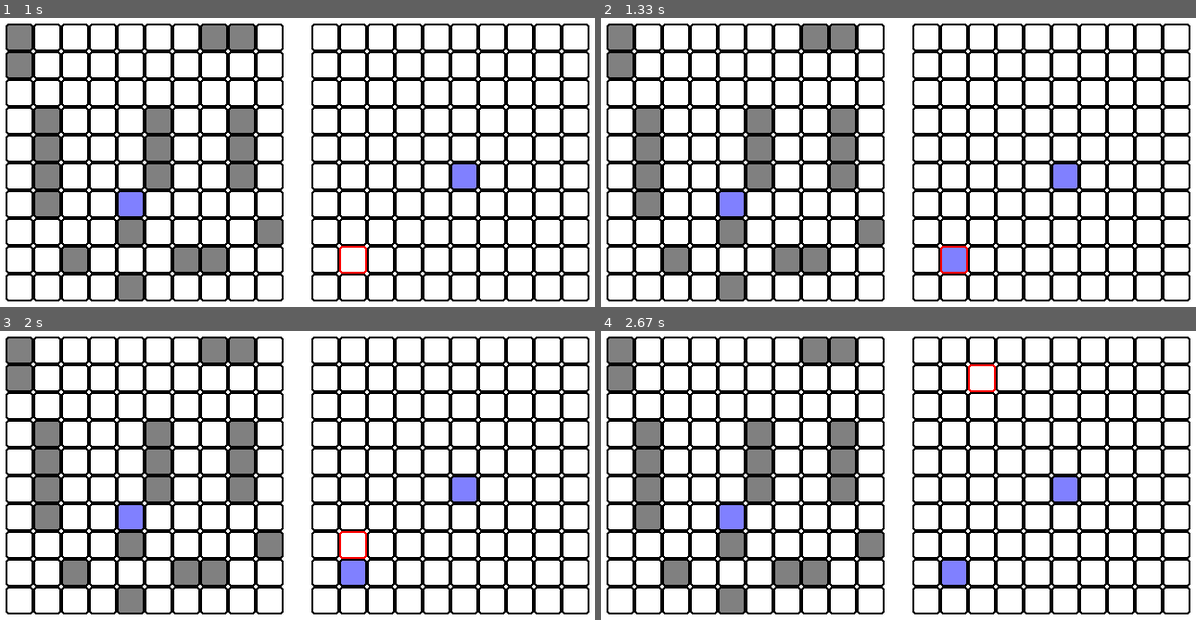
Above: before the commit, frames 1-4 (two rows, left to right).
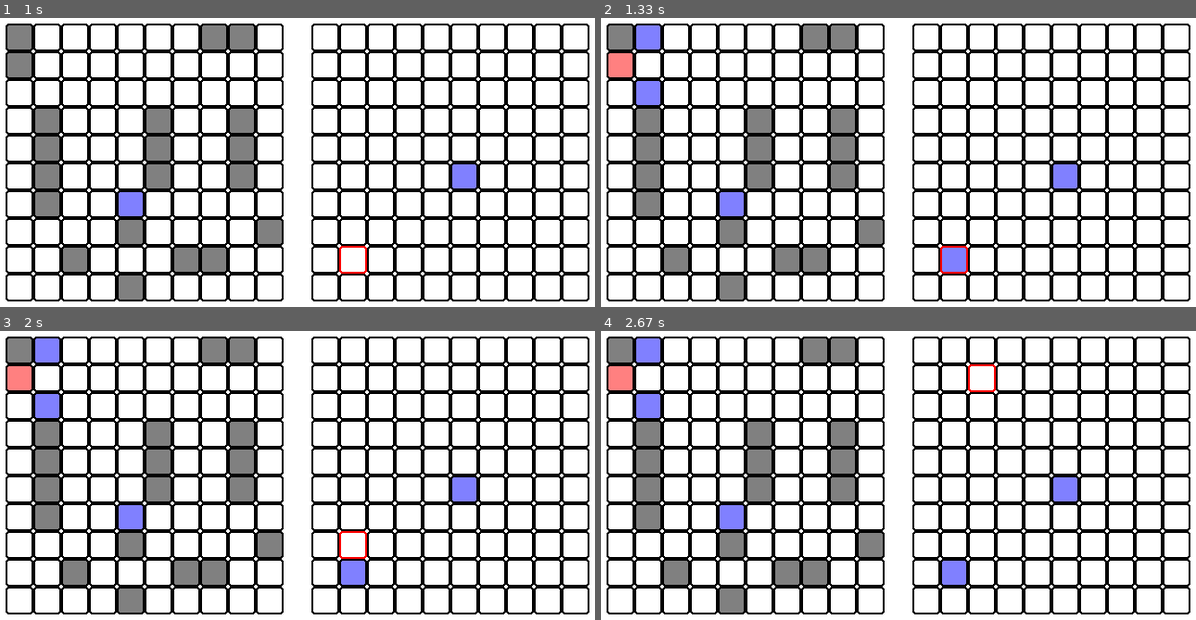
Above: after the commit, the same moments.

Repository: georgiy-nogovitsyn/battleship-game
Game: pygame game, started from pygame battleships/pygame_main.py
The game is run twice, just before and just after one commit, with the same random seed, the same clock (stepped at 60 frames per second) and the same inputs.
Inputs (mouse positions are in pixels of both pictures, inside the frame that each line leads up to):
- Up to frame 1 (1 s): press the mouse at (452, 162) at 0.37 s; move the mouse to (273, 136) at 0.47 s; release the mouse at (101, 113) at 0.6 s; press the mouse at (452, 162) at 0.7 s; move the mouse to (404, 202) at 0.8 s; release the mouse at (357, 246) at 0.93 s
- Up to frame 2 (1.33 s): click (684, 44) at 1.05 s
- Up to frame 3 (2 s): press the mouse at (452, 475) at 1.37 s; move the mouse to (374, 414) at 1.47 s; release the mouse at (303, 357) at 1.6 s; press the mouse at (452, 475) at 1.7 s; move the mouse to (368, 536) at 1.8 s; release the mouse at (285, 596) at 1.93 s
- Up to frame 4 (2.67 s): press the mouse at (1053, 475) at 2.03 s; move the mouse to (886, 501) at 2.13 s; release the mouse at (720, 527) at 2.27 s; press the mouse at (1053, 475) at 2.37 s; move the mouse to (1011, 426) at 2.47 s; release the mouse at (969, 377) at 2.6 s

Frame 1 is identical in both runs. In frame 2, 1.0% of the frame differs, in the area x 1-10%, y 2-31%; in frame 3, 1.0%; in frame 4, 1.0%.

Commit message:
minor fixes

Diff:
--- a/pygame battleships/pygame_main.py
+++ b/pygame battleships/pygame_main.py
@@ -1,8 +1,9 @@
-import pygame_board, pygame_computer, pygame_player, pygame_utils
+import pygame_player
 import pygame
 from pygame_config import *
 
-from random import randint
+from random import randint, choice
+
 pygame.init()
 clock = pygame.time.Clock()
 
@@ -39,16 +40,28 @@
     def ships_status_update(self, ships):
         """ ships status update after hit """
         for ship in ships:
-            ship.status_update()
             if ship.status is True:
                 return False
-            else:
-                return True
+
+        return True
     def computer_choice(self, attacker, opponent):
         while True:
             choice = randint(0, 9), randint(0, 9)
             if self.chosen_coordinate_validation(choice, attacker, opponent):
                 return choice
+
+    def searching_for_destroy(self, attacker, opponent):
+        coordinates_for_attack = []
+        for ship in opponent.ships:
+            if ship.status is True and 0 in ship.coordinates.values():
+                for coordinate in ship.coordinates:
+                    if ship.coordinates[coordinate] == 0:
+                        for x in range(coordinate[0] - 1, coordinate[0] + 2):
+                            for y in range(coordinate[1] - 1, coordinate[1] + 2):
+                                if (x, y) in attacker.board.battlefield and attacker.board.battlefield[(x, y)] == 1:
+                                    coordinates_for_attack.append((x, y))
+        return coordinates_for_attack
+
     def start(self):
         if __name__ == '__main__':
             mouse_last_pos = []
@@ -73,15 +86,16 @@
                         if event.type == pygame.MOUSEBUTTONDOWN and mouse_last_pos:
                             if self.chosen_coordinate_validation(mouse_last_pos, self.player, self.comp) is True:
                                 if self.player.attack(mouse_last_pos, self.comp) is True:
-                                    if self.ships_status_update(self.comp.ships) is False:
+                                    print(f'You hit the ship on {mouse_last_pos}')
+                                    if self.ships_status_update(self.comp.ships) is True:
                                         winner = 'Player'
                                         running = False
                                         break
                                 else:
-                                    print('You missed')
+                                    print(f'You missed on {mouse_last_pos}')
                                     move = False
                             else:
-                                print('You already hit that cell')
+                                print(f'You already hit that {mouse_last_pos} cell')
 
                     if mouse_last_pos:  # Highlight board cell
                         self.player.board.highlight_cell(mouse_last_pos, screen)
@@ -91,12 +105,17 @@
 
                 move = True
                 while move and running:
-                    if self.comp.attack(self.computer_choice(self.comp, self.player), self.player):
-                        if self.ships_status_update(self.player.ships) is False:
+                    if coordinates_for_attack := self.searching_for_destroy(self.comp, self.player):
+                        computer_choice_coordinates = choice(coordinates_for_attack)
+                    else:
+                        computer_choice_coordinates = self.computer_choice(self.comp, self.player)
+                    if self.comp.attack(computer_choice_coordinates, self.player):
+                        print(f'Computer hit the ship on {computer_choice_coordinates}')
+                        if self.ships_status_update(self.player.ships) is True:
                             winner = 'Computer'
                             running = False
                     else:
-                        print('Computer missed')
+                        print(f'Computer missed on {computer_choice_coordinates}')
                         move = False
 
             print(f'{winner}')
--- a/pygame battleships/pygame_player.py
+++ b/pygame battleships/pygame_player.py
@@ -1,5 +1,5 @@
 import pygame_board
-import ship_class
+import pygame_ship_class
 from random import randint
 
 
@@ -7,7 +7,7 @@
     def __init__(self, is_computer=True):
         self.is_computer = is_computer
         self.name = 'Player' if not is_computer else 'Computer'
-        self.ships = [ship_class.Ship(decks) for decks in (4, 3, 3, 2, 2, 2, 1, 1, 1, 1)]
+        self.ships = [pygame_ship_class.Ship(decks) for decks in (4, 3, 3, 2, 2, 2, 1, 1, 1, 1)]
         self.board = pygame_board.Board()
         self.ship_placement()
 
@@ -28,6 +28,7 @@
                 if self.ship_placement_coordinates_validation(coordinates):
                     ship.coordinates = dict.fromkeys(coordinates, 1)
                     ship.orientation = orientation
+                    ship.status
                     break
 
     def ship_placement_coordinates_validation(self, coordinates):
@@ -45,13 +46,10 @@
             if coordinate in ship.coordinates:
                 ship.coordinates[coordinate] = 0
                 self.board.shadows_around_damaged_ship_cell(coordinate, opponent.board.field)
-                return True
-            else:
-                self.board.battlefield[coordinate] = 0
-                opponent.board.field[coordinate] = 0
-                return False
-
-
+        else:
+            self.board.battlefield[coordinate] = 0
+            opponent.board.field[coordinate] = 0
+            return False
 
     # def attack(self, coordinates, opponent_ships, opponent_field):
     #     flag = False, False
--- /dev/null
+++ b/pygame battleships/pygame_ship_class.py
@@ -0,0 +1,16 @@
+class Ship:
+    def __init__(self, decks):
+        self.decks = decks
+        self.coordinates = {}
+        self.orientation = int()
+        self.status = self.status_update()
+
+    def status_update(self):
+        lives = 0
+        for x in self.coordinates.values():
+            lives += x
+        if lives <= 0:
+            print('Ship is dead')
+            return False
+        else:
+            return True
